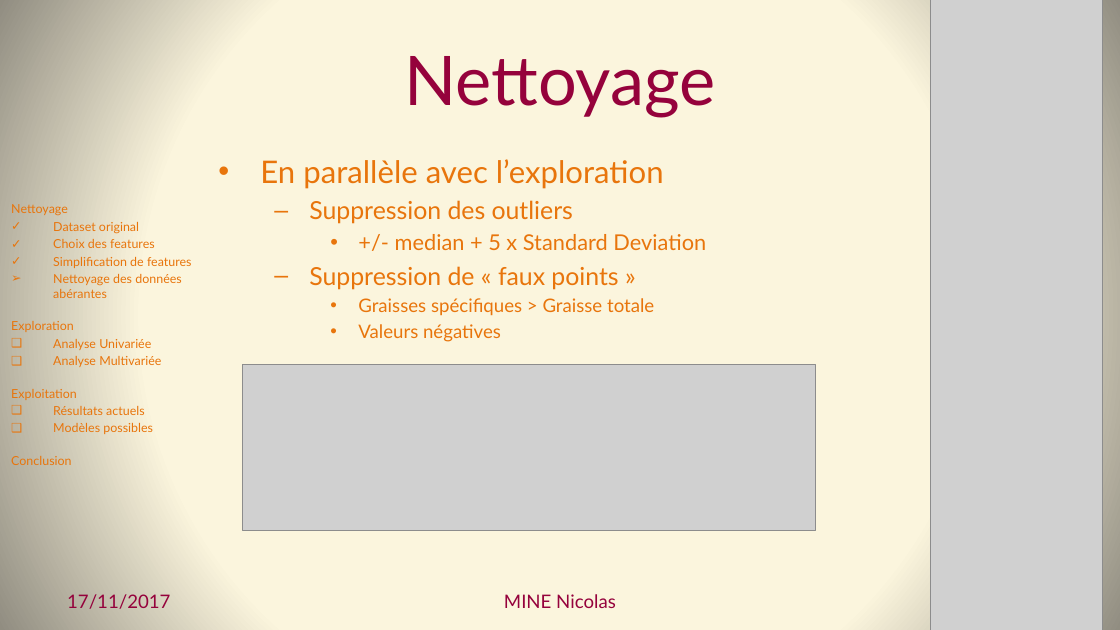
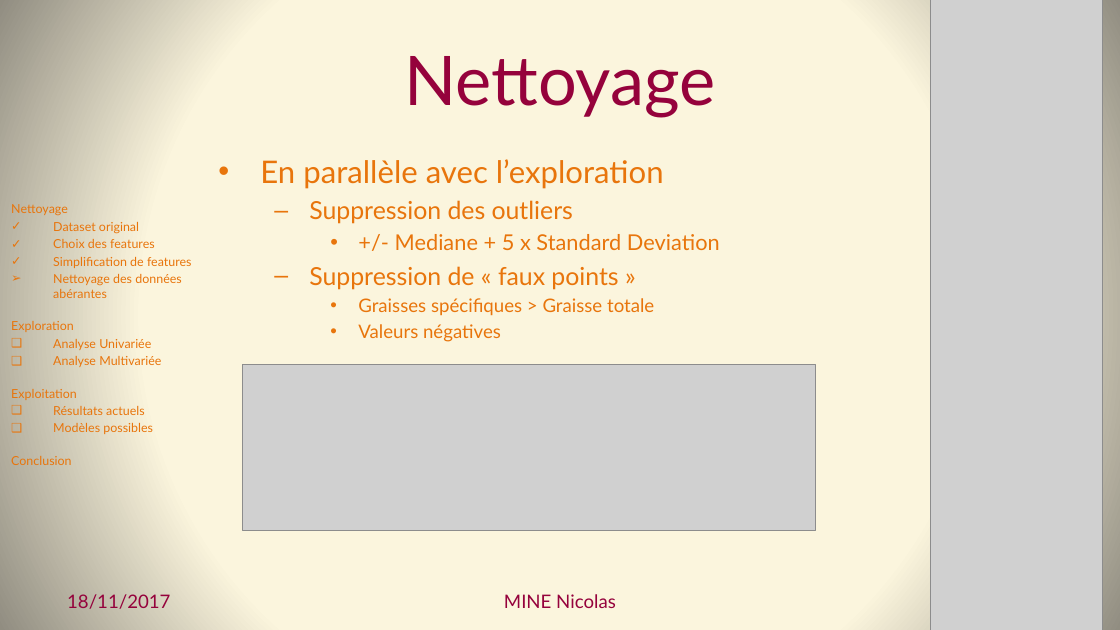
Before and after one commit to Coni63/OC_DS, a slide deck: slide 6 of Projet 2 - donnees nutritionnelles/Presentation-Projet_2.pptx (slide 5 before the commit). Drawn at 1120x630 pixels with LibreOffice and Linux fonts; fonts in the diff are those of the drawing; grey boxes stand for pictures. Boxes give left, top, right and bottom in pixels: in the first picture for what was removed or moved away, otherwise in the second. Text is boxed around its words. In the diff, an @@ line names an element or a change of style, - is before the commit and + after.

```diff
--- a/Projet 2 - donnees nutritionnelles/Presentation-Projet_2.pptx
+++ b/Projet 2 - donnees nutritionnelles/Presentation-Projet_2.pptx
@@ text at (x1=395, y1=234, x2=720, y2=250): text changed @@
-    • +/- median + 5 x Standard Deviation
+    • +/- Mediane + 5 x Standard Deviation
@@ text at (x1=67, y1=594, x2=170, y2=609): text changed @@
-17/11/2017
+18/11/2017
```
Also in this commit, not shown: 12 other slides changed, 9 slides added, 21 other files.
